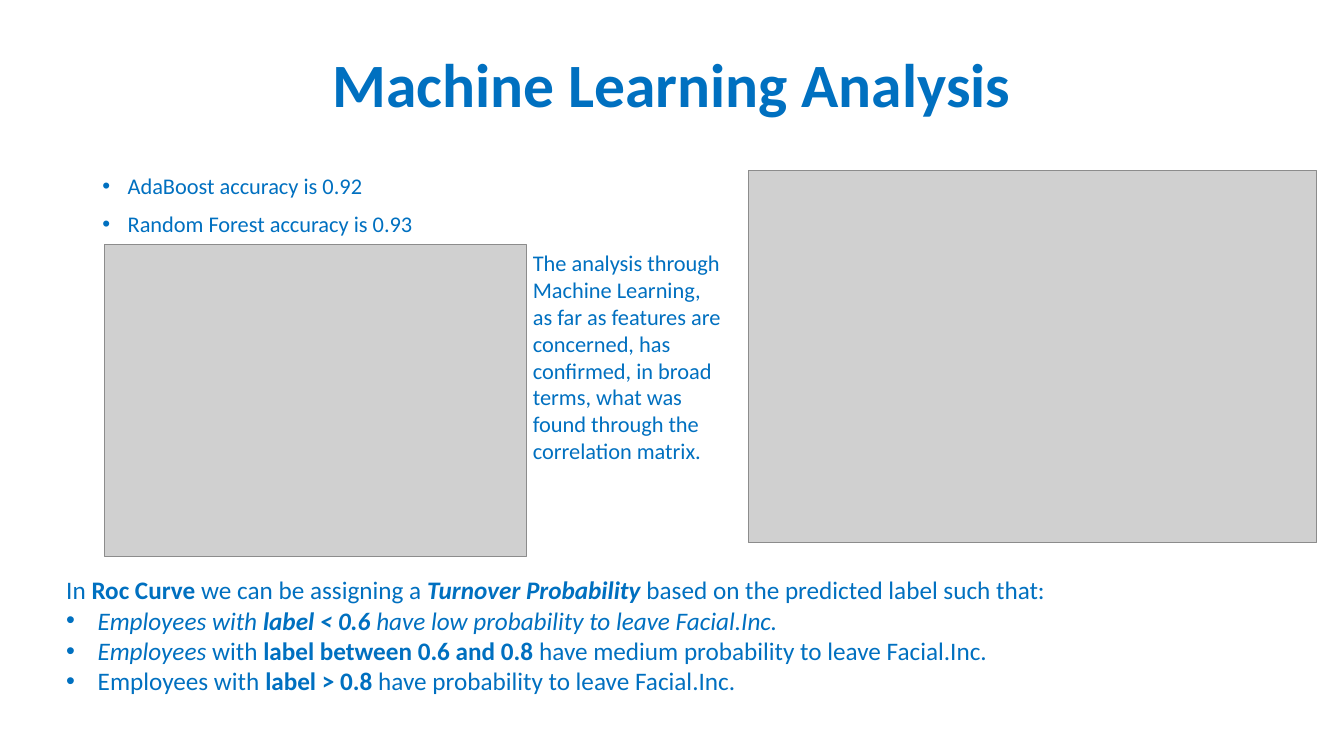
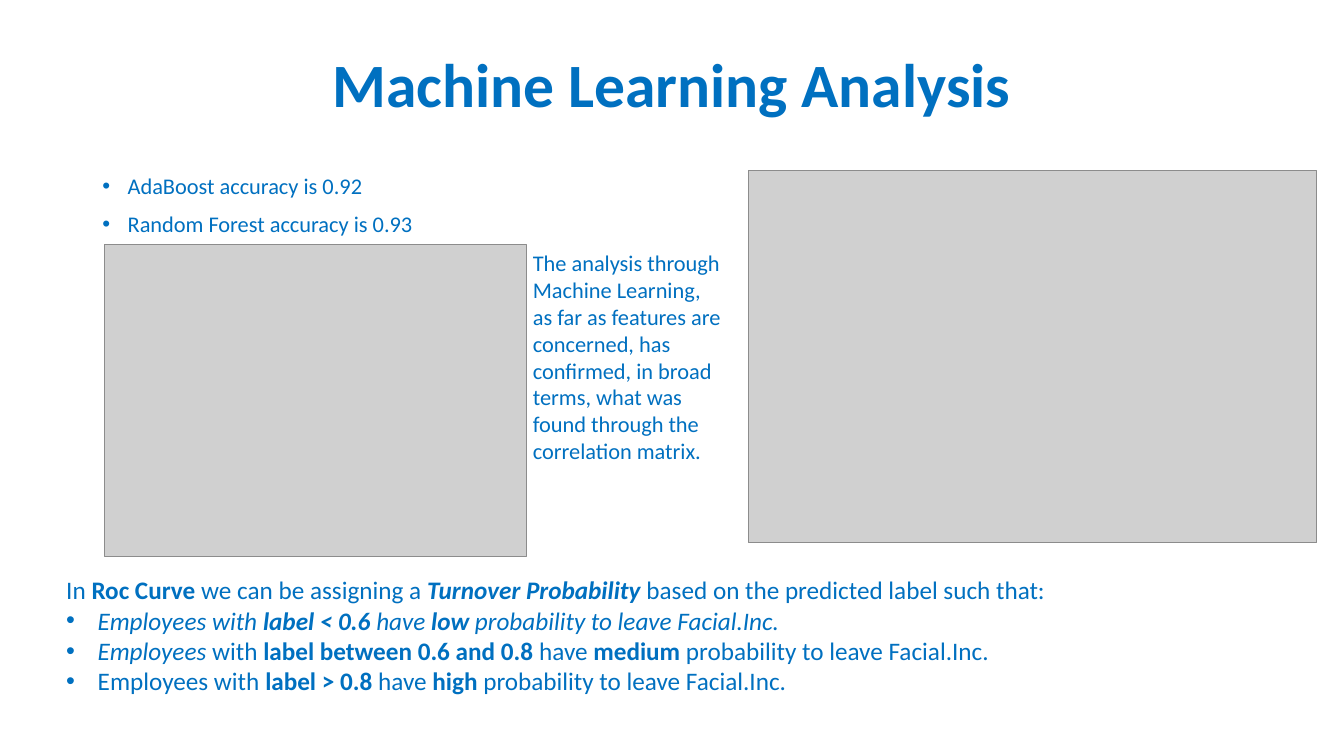
Before and after one commit to antoniocastiglione3/opendatachallenge, a slide deck: slide 5 of CUEBIQ Turnover Analysis Presentation_Antonio_Castiglione.pptx. Drawn at 1344x756 pixels with LibreOffice and Linux fonts; fonts in the diff are those of the drawing; grey boxes stand for pictures. Boxes give left, top, right and bottom in pixels: in the first picture for what was removed or moved away, otherwise in the second. Text is boxed around its words. In the diff, an @@ line names an element or a change of style, - is before the commit and + after.

```diff
--- a/CUEBIQ Turnover Analysis Presentation_Antonio_Castiglione.pptx
+++ b/CUEBIQ Turnover Analysis Presentation_Antonio_Castiglione.pptx
@@ text at box(98, 612, 989, 664): bold on in "low", "medium" @@
@@ text at box(98, 672, 786, 695): text changed @@
-• Employees with label > 0.8 have probability to leave Facial.Inc.
+• Employees with label > 0.8 have high probability to leave Facial.Inc.
```
Also in this commit, not shown: 1 other slide changed.
